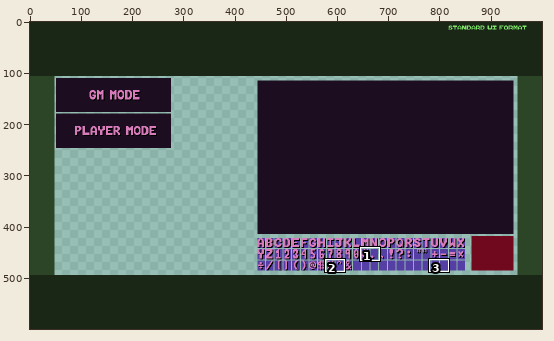
One commit to this pixel-art file: Rec/scrap/MainMenuUI.aseprite. Above, an overview of the earlier version with the close-up marked.
Close-up. As it was:
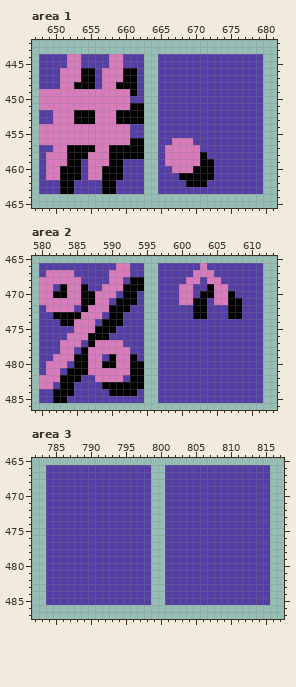
1000x600 pixels, 1 frame. Shown: area 1: x 647..681, y 442..465; area 2: x 579..613, y 465..486; area 3: x 782..817, y 465..487. The commit also changed other parts of the picture, which this record leaves out.
New version:
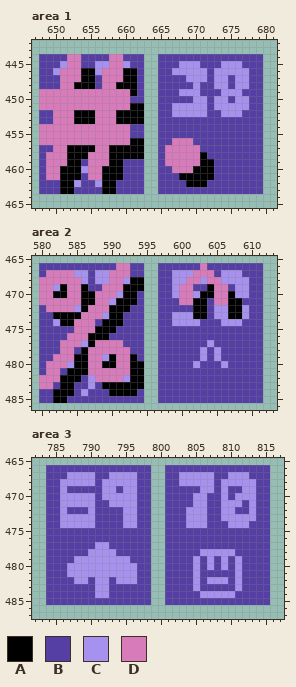
Palette (. is transparent): A #000000  B #553fa4  C #a692ee  D #d77bba
Edits made:
layer "Text" now shown
Area 1, layer "Text":
Colour B becomes colour C in row 445 at x 651, 656 to 657, 660, 668 to 670 and 674 to 676; in row 446 at x 650, 656, 667 to 671 and 673 to 677; in row 447 at x 669 to 671, 673 to 674 and 676 to 677; in row 448 at x 670, 673 to 674 and 676 to 677; in row 449 at x 668 to 670 and 674 to 676; in row 450 at x 670 to 671, 673 to 674 and 676 to 677.
Colour B becomes colour C in row 451 at x 667 to 671 and 673 to 677; in row 452 at x 667 to 671 and 674 to 676; in row 460 at x 654; in row 462 at x 653 and 656.
Area 2, layer "Text":
Colour B becomes colour C in row 467 at x 585 to 586, 588 to 589, 599 to 601 and 606 to 608; in row 468 at x 586, 588 to 589, 592, 599 to 600, 603 and 606 to 609; in row 469 at x 582, 599 and 608 to 609; in row 470 at x 591, 599, 602 and 608 to 609; in row 471 at x 590; in row 472 at x 585, 605 to 606 and 609.
Colour B becomes colour C in row 473 at x 589, 599 to 601, 605 to 606 and 609; in row 474 at x 582, 599 to 602 and 606 to 608; in row 477 at x 586 and 604; in row 478 at x 603 and 605; in row 479 at x 589, 603 and 605; in row 480 at x 584, 602 and 606.
Colour B becomes colour C in row 482 at x 587 and 592; in row 483 at x 587; in row 484 at x 586.
Area 3, layer "Text":
Colour B becomes colour C in row 467 at x 787 to 790, 793 to 796, 803 to 807 and 810 to 812; in row 468 at x 786 to 790, 792 to 796, 803 to 807 and 809 to 813; in row 469 at x 786, 792 to 793, 795 to 796, 806 to 807, 809 and 812 to 813; in row 470 at x 786 to 790, 792 to 796, 805 to 806, 809 and 811 to 813; in row 471 at x 786 to 790, 793 to 796, 805 to 806, 809 to 811 and 813; in row 472 at x 786, 790, 795 to 796, 804 to 806, 809 to 810 and 813.
Colour B becomes colour C in row 473 at x 786 to 790, 795 to 796, 804 to 806 and 809 to 813; in row 474 at x 786 to 790, 795 to 796, 804 to 806 and 810 to 812; in row 477 at x 791 to 792; in row 478 at x 790 to 793 and 806 to 810; in row 479 at x 788 to 795, 805, 807, 809 and 811; in row 480 at x 787 to 796, 805, 807, 809 and 811.
Colour B becomes colour C in row 481 at x 787 to 796, 805 and 811; in row 482 at x 788 to 789, 791 to 792, 794 to 796, 805, 807 to 809 and 811; in row 483 at x 791 to 792, 805 and 811; in row 484 at x 791 to 792 and 806 to 810.
Boxes around the changes in both close-ups, in picture pixels (x1, y1, x2, y2):
changed: (53, 61, 67, 75)
changed: (95, 61, 130, 75)
changed: (172, 61, 249, 117)
changed: (74, 166, 102, 187)
changed: (53, 270, 130, 396)
changed: (172, 270, 249, 368)
changed: (60, 472, 137, 598)
changed: (179, 472, 256, 598)
